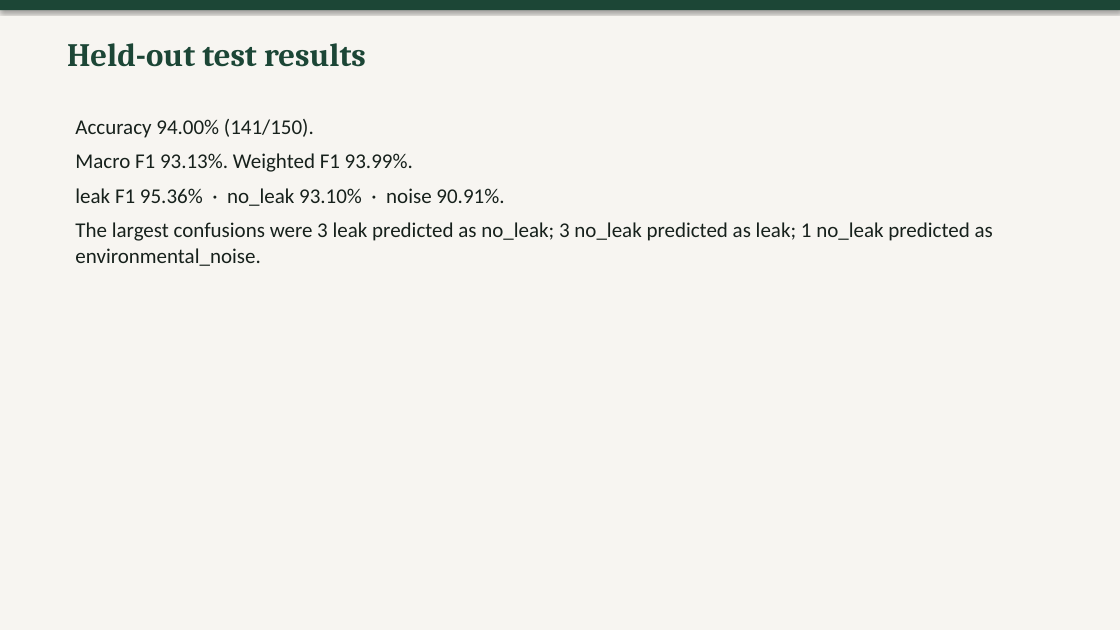
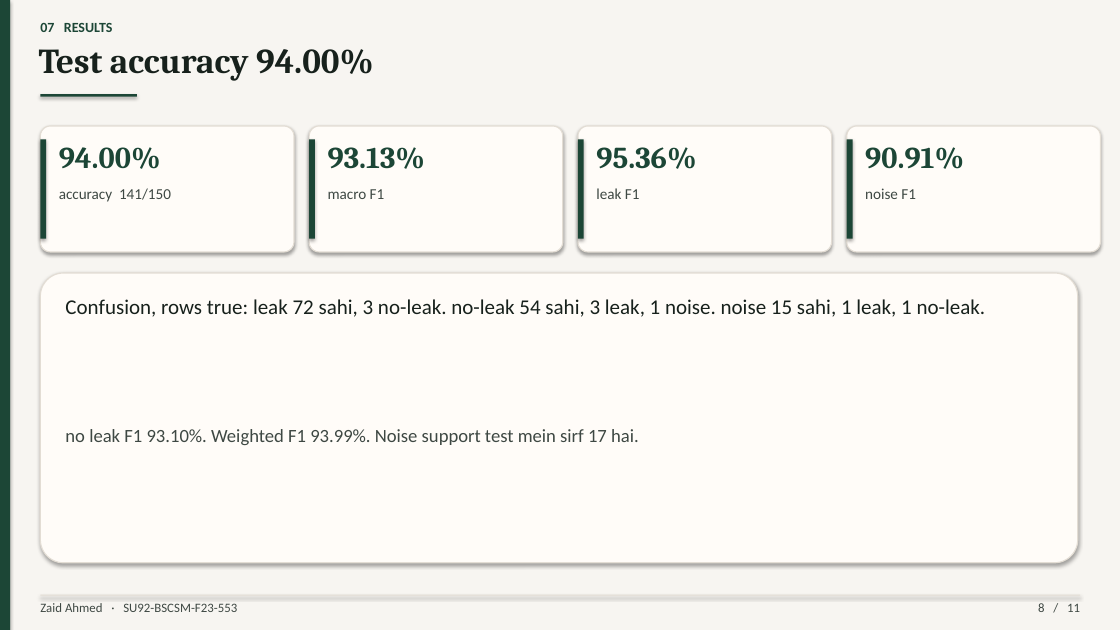
Before and after one commit to Zaidranjha095/water-pipe-leakage-detection, a slide deck: slide 8 of presentation/presentation.pptx. Drawn at 1120x630 pixels with LibreOffice and Linux fonts; fonts in the diff are those of the drawing. Boxes give left, top, right and bottom in pixels: in the first picture for what was removed or moved away, otherwise in the second. Text is boxed around its words. In the diff, an @@ line names an element or a change of style, - is before the commit and + after.

```diff
--- a/presentation/presentation.pptx
+++ b/presentation/presentation.pptx
@@ background #FFFFFF to #F7F5F1 @@
@@ rectangle: place and size @@
-rectangle at [0, 0, 1120, 630]
+rectangle at [0, 0, 10, 630]
@@ rectangle at [0, 0, 10, 630]: fill #F7F5F1 to #1C4636 @@
@@ rectangle removed at [0, 0, 1120, 10] @@
@@ text added at [40, 23, 113, 32], 12 pt, text #1C4636, bold @@
+07 RESULTS
@@ text at [39, 49, 374, 81]: text changed; size 28 to 30 pt; text colour #1C4636 to #17211C @@
-Held-out test results
+Test accuracy 94.00%
@@ rectangle added at [40, 94, 137, 97], fill #1C4636 @@
@@ text removed at [75, 119, 993, 266] @@
-Accuracy 94.00% (141/150).
-Macro F1 93.13%. Weighted F1 93.99%.
-leak F1 95.36% · no_leak 93.10% · noise 90.91%.
-The largest confusions were 3 leak predicted as no_leak; 3 no_leak predicted as leak; 1 no_leak predicted as environmental_noise.
@@ rounded rectangle added at [40, 126, 294, 252], fill #FFFCF8, outline #E3DDD4 1 pt @@
@@ rectangle added at [40, 139, 46, 239], fill #1C4636 @@
@@ text added at [59, 147, 161, 169], 26 pt, text #1C4636, bold @@
+94.00%
@@ rounded rectangle added at [309, 126, 563, 252], fill #FFFCF8, outline #E3DDD4 1 pt @@
@@ rectangle added at [309, 139, 315, 239], fill #1C4636 @@
@@ text added at [328, 147, 425, 169], 26 pt, text #1C4636, bold @@
+93.13%
@@ rounded rectangle added at [578, 126, 832, 252], fill #FFFCF8, outline #E3DDD4 1 pt @@
@@ rectangle added at [578, 139, 584, 239], fill #1C4636 @@
@@ text added at [596, 147, 696, 169], 26 pt, text #1C4636, bold @@
+95.36%
@@ rounded rectangle added at [847, 126, 1101, 252], fill #FFFCF8, outline #E3DDD4 1 pt @@
@@ rectangle added at [847, 139, 853, 239], fill #1C4636 @@
@@ text added at [865, 147, 964, 169], 26 pt, text #1C4636, bold @@
+90.91%
@@ text added at [59, 188, 171, 202], 13 pt, text #3E4843 @@
+accuracy 141/150
@@ text added at [328, 189, 385, 199], 13 pt, text #3E4843 @@
+macro F1
@@ text added at [596, 188, 640, 199], 13 pt, text #3E4843 @@
+leak F1
@@ text added at [865, 188, 916, 199], 13 pt, text #3E4843 @@
+noise F1
@@ rounded rectangle added at [40, 273, 1078, 563], fill #FFFCF8, outline #E3DDD4 1 pt @@
@@ text added at [65, 299, 986, 317], 18 pt, text #17211C @@
+Confusion, rows true: leak 72 sahi, 3 no-leak. no-leak 54 sahi, 3 leak, 1 noise. noise 15 sahi, 1 leak, 1 no-leak.
@@ text added at [65, 429, 639, 445], 16 pt, text #3E4843 @@
+no leak F1 93.10%. Weighted F1 93.99%. Noise support test mein sirf 17 hai.
@@ rectangle added at [40, 595, 1081, 596], fill #E3DDD4 @@
@@ text added at [40, 603, 237, 612], 11 pt, text #3E4843 @@
+Zaid Ahmed · SU92-BSCSM-F23-553
@@ text added at [1038, 603, 1080, 612], 11 pt, text #3E4843 @@
+8 / 11
```
Also in this commit, not shown: 2 other slides changed, 8 slides added, 8 slides removed, 22 other files.
